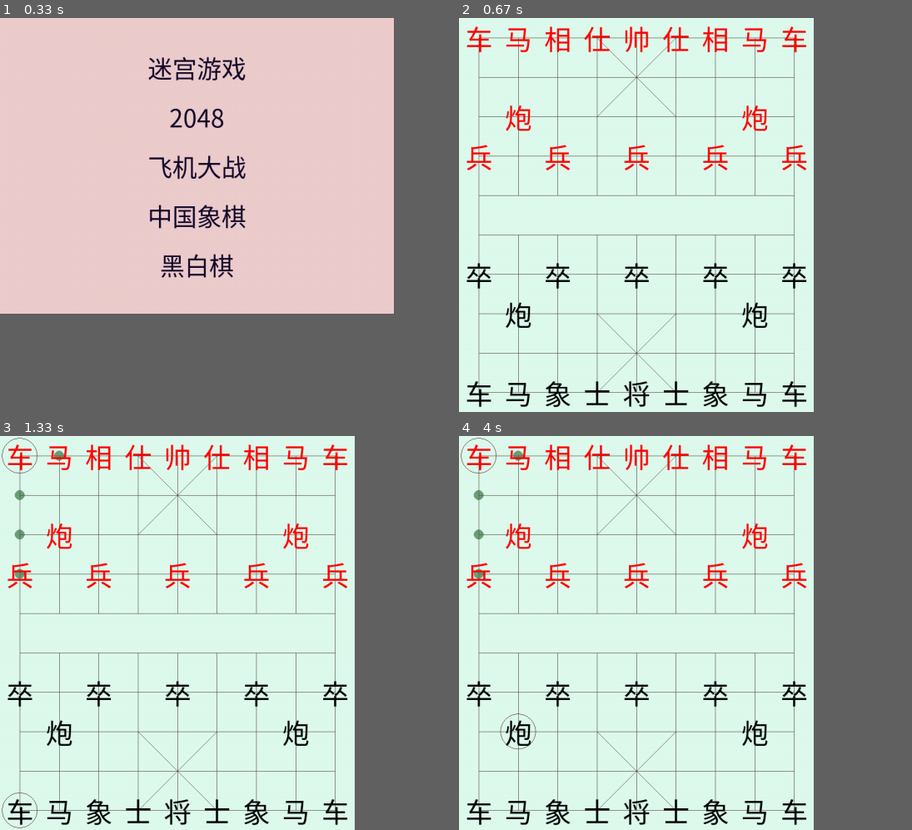
Above: before the commit, frames 1-4 (two rows, left to right).
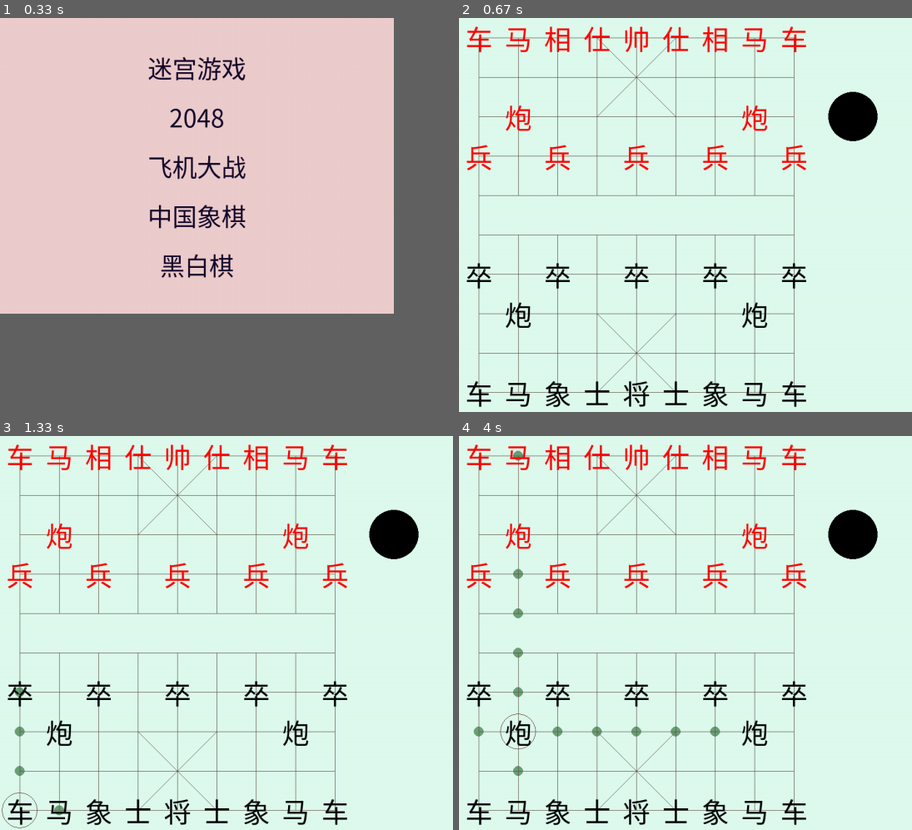
Above: after the commit, the same moments.

Repository: yiji-gr/pygame
Game: pygame game, started from main.py
Same seed, same stepped clock (60 frames per second), same inputs: the game is played once before the commit and once after it.
Inputs (mouse positions are in pixels of both pictures, inside the frame that each line leads up to):
- Up to frame 1 (0.33 s): no input
- Up to frame 2 (0.67 s): click "中国象棋" at 0.38 s
- Up to frame 3 (1.33 s): click "车" at 0.72 s; click "车" at 1.05 s
- Up to frame 4 (4 s): click (690, 660) at 1.38 s; click "马" at 2.22 s; click (803, 696) at 3.55 s; click "炮" at 3.88 s
In our replay, in frame 2 the window is 426x473 before the commit and 544x473 after it. These sizes can differ from the game's own. Grey fills any space a smaller window leaves; there, only what the larger window draws over its background counts as a difference.

Frame 1 is identical in both runs. In frame 2, 2.3% of the frame differs, in the area x 29-93%, y 2-99%; in frame 3, 2.7%; in frame 4, 3.0%, in the area x 0-93%, y 0-99%.

Commit message:
中国象棋改为回合制

Diff:
--- a/config/game_chess.yaml
+++ b/config/game_chess.yaml
@@ -1 +1,2 @@
 BLOCK_SIZE: 80
+TIP_WIDTH: 200
--- a/game_chess.py
+++ b/game_chess.py
@@ -16,22 +16,27 @@
 
         self.screen = pygame.display.set_mode((self.width, self.height))
 
-        self.player: str = random.choice(["red", "black"])
-
         self.font_size_mapping: dict[str, pygame.font.FontType] = {}
         self.font_size = 0
 
     def _read_cfg(self):
         self.block_size = self.config["BLOCK_SIZE"]
+        self.tip_width = self.config["TIP_WIDTH"]
         self.tb_margin = self.block_size // 2
         self.lr_margin = self.block_size // 2
-        self.width = self.lr_margin * 2 + self.block_size * 8
+
+        self.width = self.lr_margin * 2 + self.block_size * 8 + self.tip_width
         self.height = self.tb_margin * 2 + self.block_size * 9
 
     def _init_state(self):
-        self.pieces: dict[str, list[PIECE]] = {
-            "red": deepcopy(RED_PIECES),
-            "black": deepcopy(BLACK_PIECES),
+        # 1: red, -1: black
+        self.player: int = random.choice([1, -1])
+        self.player_color = RED if self.player == 1 else BLACK
+        self.winner = None
+
+        self.pieces: dict[int, list[PIECE]] = {
+            1: deepcopy(RED_PIECES),
+            -1: deepcopy(BLACK_PIECES),
         }
 
         self.piece = self.pieces[self.player]
@@ -65,21 +70,30 @@
 
                 # 鼠标停留在棋子上时，突出棋子
                 cur_piece = self.__is_piece(self.pre_real_pos)
-                if cur_piece:
+                if cur_piece and cur_piece.color == self.player_color:
                     pygame.draw.circle(self.screen, self.force_color, self.__get_real_pos(cur_piece.pos),
                                        self.font_size // 3 * 2, 1)
 
             self.__draw_boards()
             self.__draw_pieces()
+            self.__show_tips()
 
             pygame.display.update()
             clock.tick(60)
 
+    def __show_tips(self):
+        pygame.draw.circle(
+            self.screen,
+            self.player_color,
+            (self.width - (self.lr_margin + self.tip_width) // 2, self.height // 4),
+            self.tip_width // 4
+        )
+
     def __show_game_over(self):
-        content = "游戏结束!"
+        content = f"游戏结束!{self.winner}色方胜利!"
         font = get_font_adaptive(
             content,
-            self.width // 2,
+            self.width // 6 * 5,
             self.height // 2,
             font_name="microsoftyahei",
         )
@@ -137,6 +151,8 @@
                             if cur_piece:
                                 if cur_piece.name in ("将", "帅"):
                                     self.game_over = True
+                                    self.winner = "红" if cur_piece.name == "将" else "黑"
+
                                 self.piece.remove(cur_piece)
                                 self.piece_rect.pop(cur_piece)
 
@@ -145,15 +161,19 @@
                             # 取消棋子选中
                             self.clicked_piece = None
 
+                            self.player = -self.player
+                            self.player_color = RED if self.player == 1 else BLACK
+
                 # 没有选中棋子
                 else:
-                    self.clicked_piece = cur_piece
+                    if cur_piece and cur_piece.color == self.player_color:
+                        self.clicked_piece = cur_piece
 
     def __is_piece(self, mouse_pos: tuple[int, int]) -> Optional[PIECE | None]:
         for piece, rect in self.piece_rect.items():
             if rect.collidepoint(mouse_pos):
                 return piece
-        return None
+        return
 
     # 鼠标点击位置对应到棋盘上的索引
     def __get_idx_pos(self, mouse_pos: tuple[int, int]) -> tuple[int, int]:
